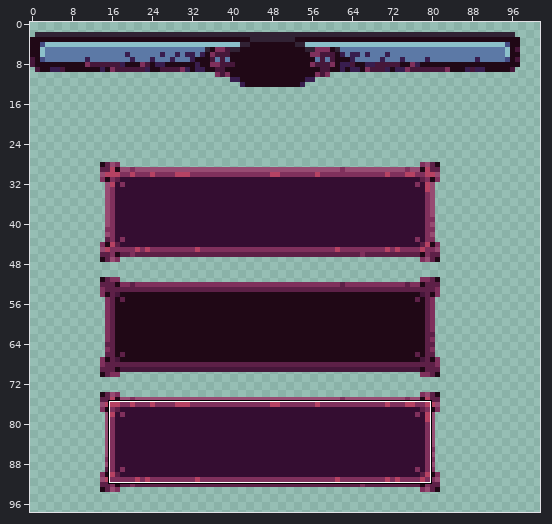
Two versions of one pixel-art file, assets/aseprite/myUI.aseprite. The picture above shows the old version from afar; the outline marks the close-up.
Close-up. Before the edit:
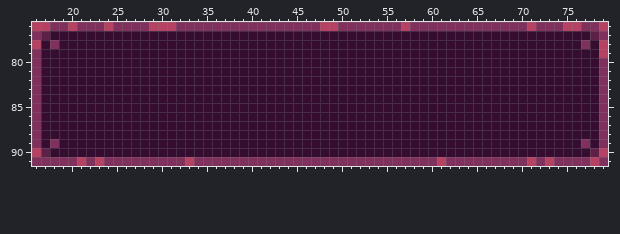
256x256 pixels, 1 frame. Shown: x 16..79, y 76..91. The wide view leaves out empty margins.
Once edited:
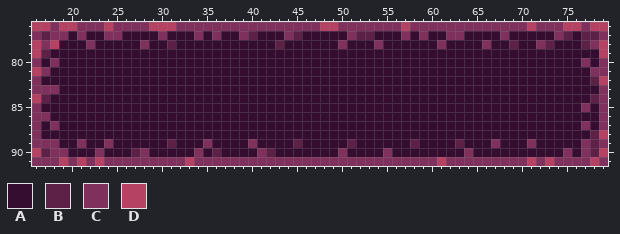
Palette (. is transparent): A #340d31  B #5d2047  C #7f305c  D #b64263
From old to new:
Layer "Layer 2":
y 76: x 19 C -> D; x 78 C -> D
y 77: x 18..19 AA -> CC; x 21 A -> C; x 24..25 AA -> CC; x 30 A -> C; x 34 A -> C; x 36 A -> C; x 39..40 AA -> CB; x 44..45 AA -> CB; x 51..53 AAA -> CBB; x 57 A -> C; x 59 A -> C; x 62..63 AA -> CC; x 68 A -> C; x 74..75 AA -> CB; x 77 A -> B
y 78: x 17..18 AC -> CD; x 22 A -> C; x 28 A -> C; x 31 A -> B; x 43 A -> B; x 50 A -> C; x 54 A -> C; x 61 A -> C; x 66 A -> C; x 69 A -> B; x 72..73 AA -> CB; x 77..78 CA -> BC
y 79: x 16..17 CA -> DB
y 80: x 18 A -> C; x 77 A -> C
y 81: x 16..17 CA -> DC; x 78 A -> C
y 82: x 78..79 AC -> BD
y 83: x 17..18 AA -> CC
y 84: x 16..17 CA -> DB; x 78 A -> B
y 85: x 77 A -> C
y 86: x 17 A -> C
y 87: x 18 A -> C; x 77 A -> C
y 88: x 78..79 AC -> BD
y 89: x 17 A -> C; x 21 A -> C; x 24 A -> C; x 31 A -> B; x 35 A -> C; x 40 A -> C; x 45 A -> B; x 51 A -> B; x 58 A -> B; x 63 A -> B; x 67 A -> C; x 71 A -> C; x 78 A -> B
y 90: x 18..19 AA -> CC; x 23 A -> C; x 27..28 AA -> BC; x 34 A -> C; x 36 A -> B; x 41..42 AA -> CB; x 50 A -> C; x 55 A -> C; x 64 A -> C; x 75 A -> C; x 77 A -> C
y 91: x 19 C -> D
Pixel boxes of the changes (left, top, right, bottom) in both close-ups:
changed: (32, 22, 302, 166)
changed: (338, 22, 608, 157)
